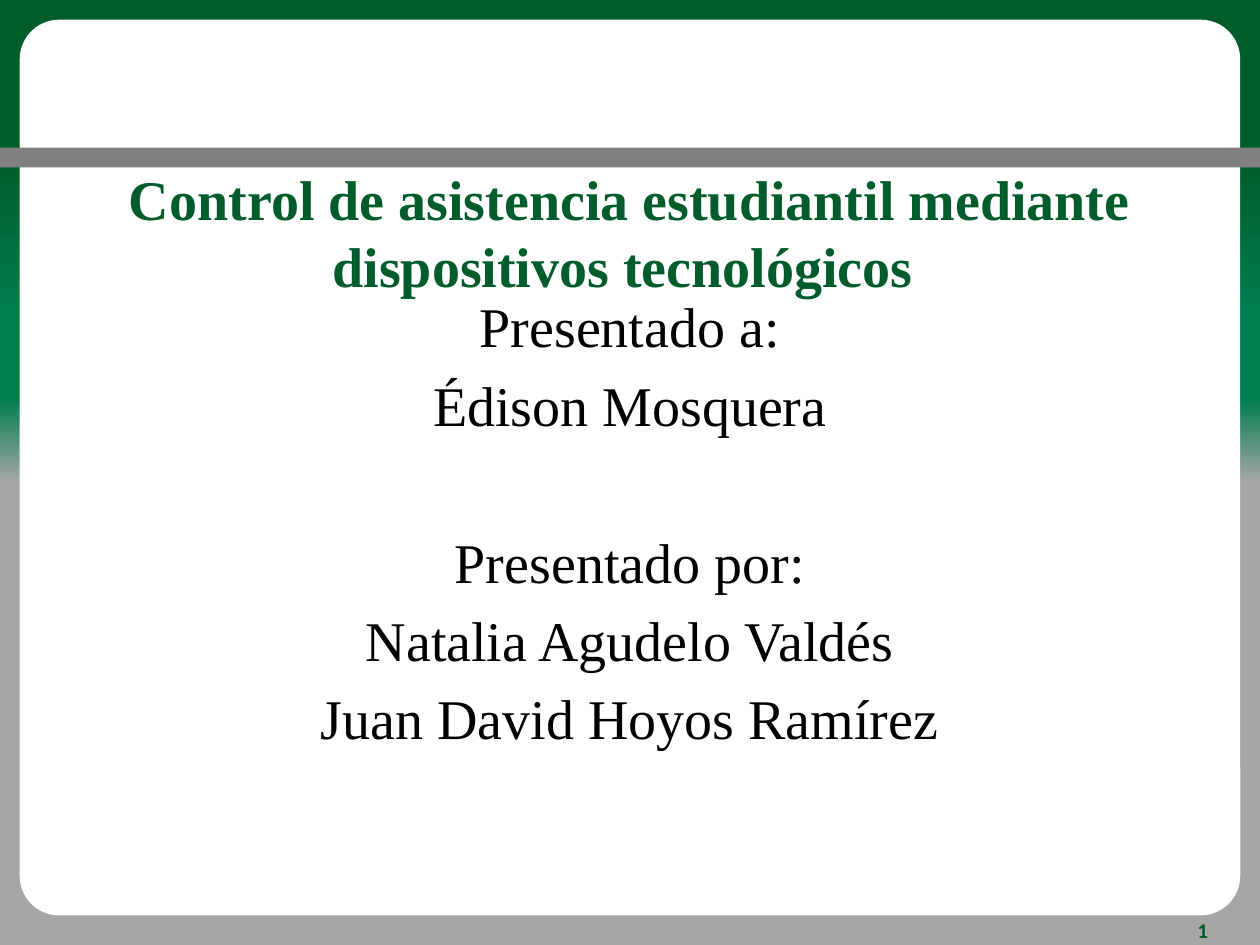
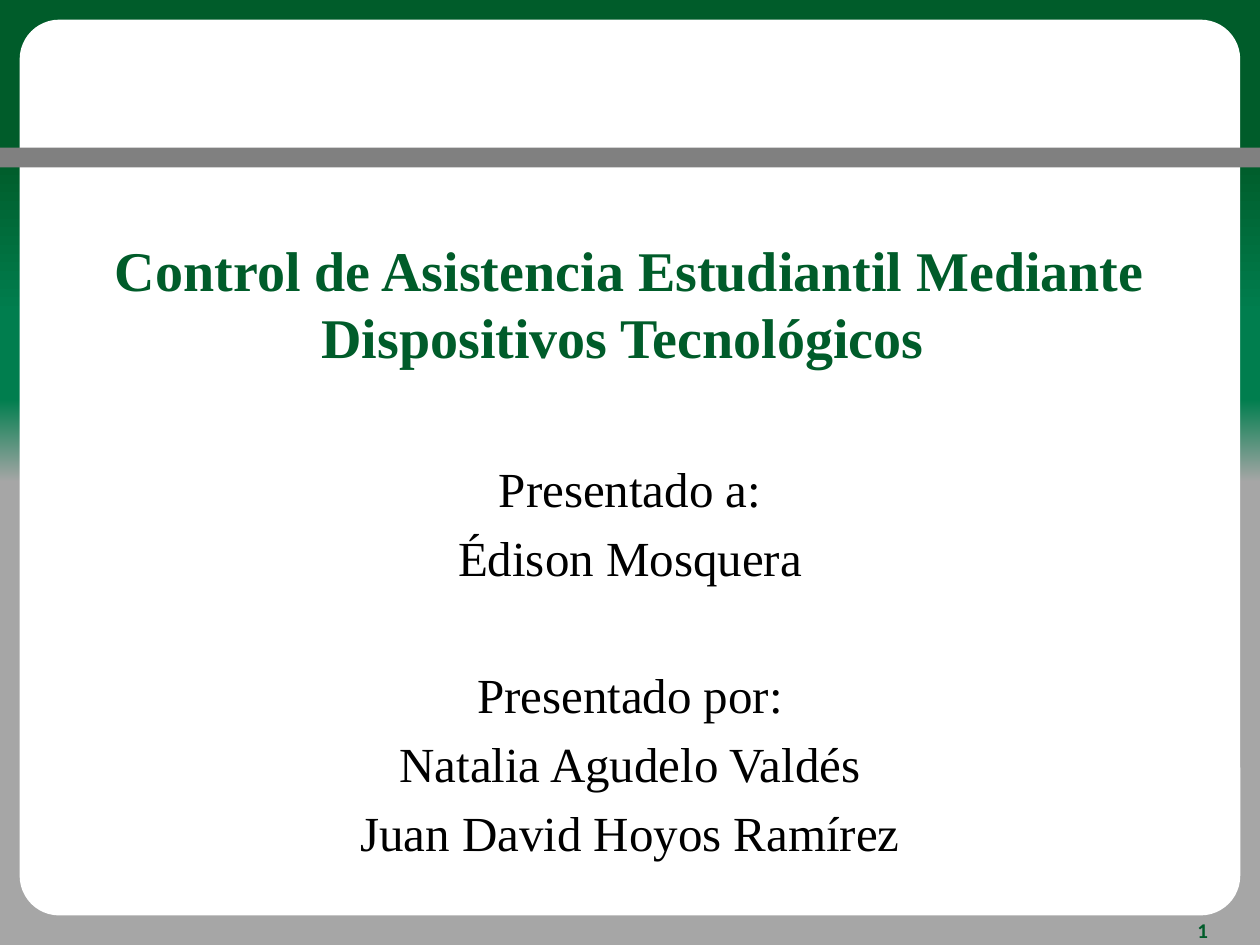
Before and after one commit to JDavidHR/Integrador, a slide deck: slide 1 of Documentos/Proyecto/Power_Point_Requerimientos.pptx. Drawn at 1260x945 pixels with LibreOffice and Linux fonts; fonts in the diff are those of the drawing; background and template pictures are left out. Boxes give left, top, right and bottom in pixels: in the first picture for what was removed or moved away, otherwise in the second. Text is boxed around its words. In the diff, an @@ line names an element or a change of style, - is before the commit and + after.

```diff
--- a/Documentos/Proyecto/Power_Point_Requerimientos.pptx
+++ b/Documentos/Proyecto/Power_Point_Requerimientos.pptx
@@ title at (115,252,1143,369): text changed @@
-Control de asistencia estudiantil mediante dispositivos tecnológicos
+Control de Asistencia Estudiantil Mediante Dispositivos Tecnológicos
@@ text "Presentado a:": place and size @@
-text "Presentado a:" at (321,308,939,750)
+text "Presentado a:" at (360,473,900,861)
@@ text "Presentado a:" at (360,473,900,861): size 32 to 28 pt @@
```
Also in this commit, not shown: 10 other slides changed, 6 slides added, 4 slides removed.
